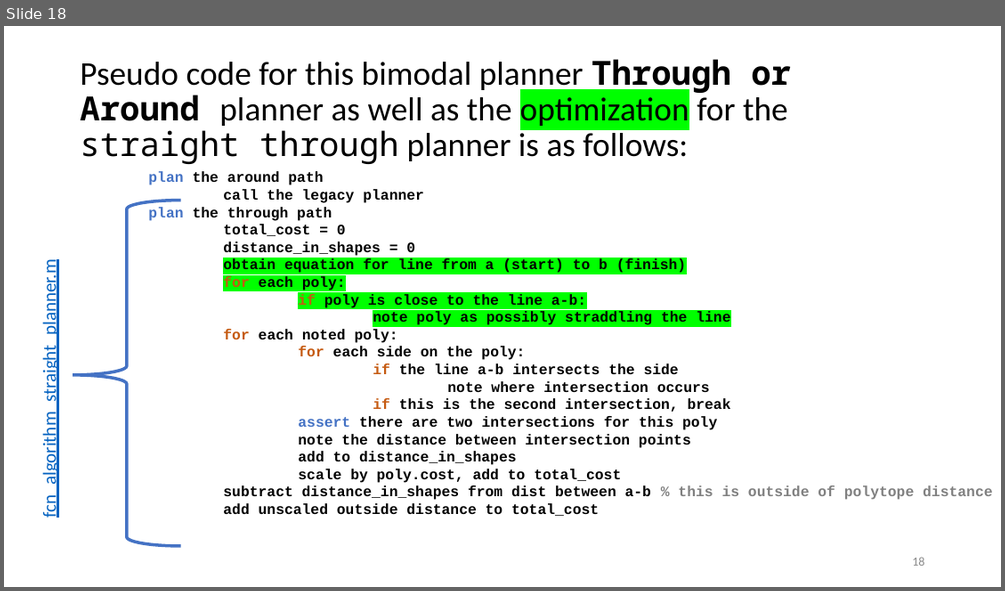
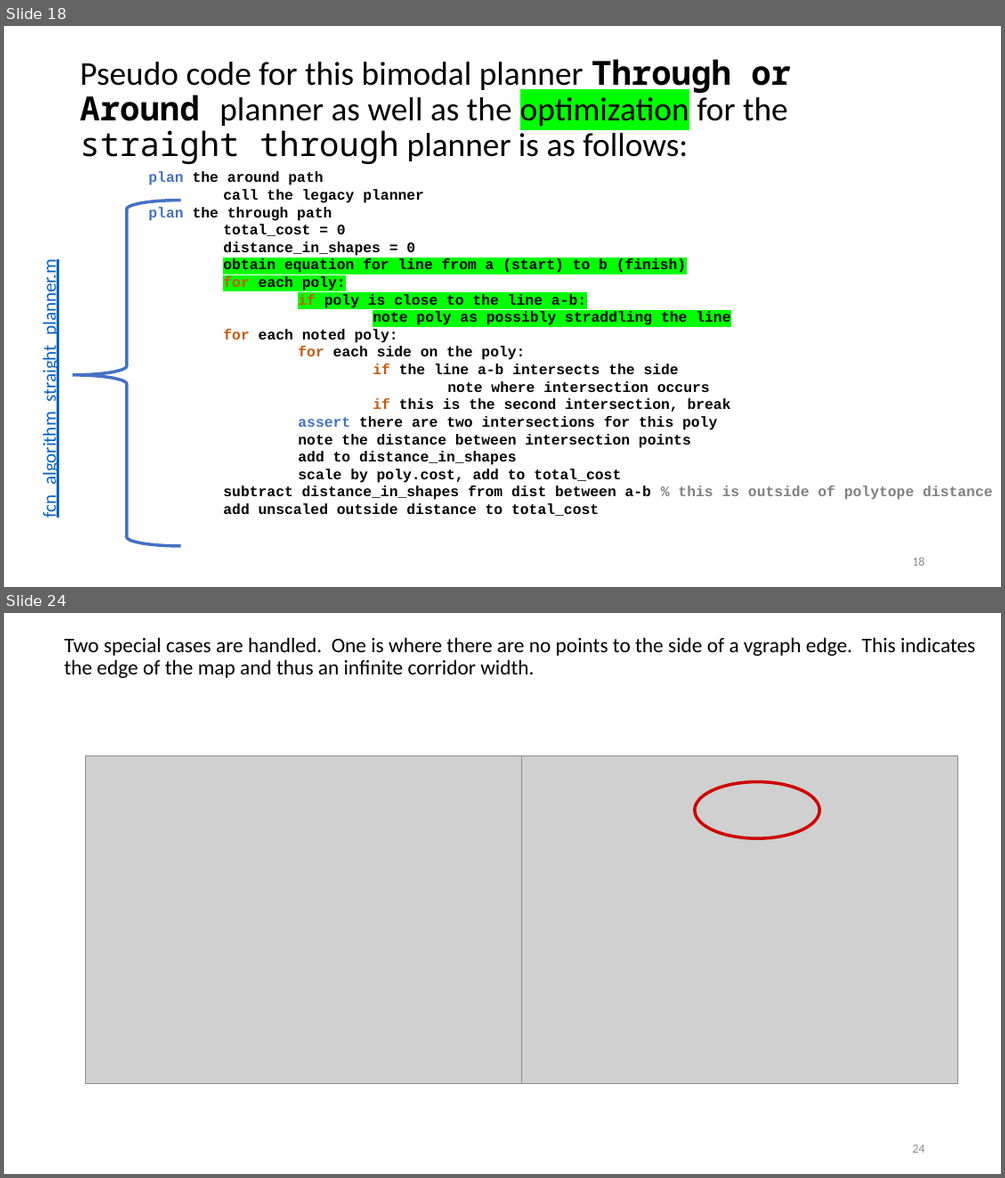
Before and after one commit to ivsg-psu/PathPlanning_GridFreePathPlanners_BoundedAStar, a slide deck: Documentation/bounded_astar_documentation.pptx. Shown one above the other, each under a label of ours: slide 18 before the commit, slides 18 and 24 after it; the slides between them are not shown. The pictures are 1005x591 and 1005x1178 pixels, drawn with LibreOffice and Linux fonts; fonts in the diff are those of the drawing; grey boxes stand for pictures. Boxes give left, top, right and bottom in pixels: in the first picture for what was removed or moved away, otherwise in the second. Text is boxed around its words. In the diff, an @@ line names an element or a change of style, - is before the commit and + after.

```diff
--- a/Documentation/bounded_astar_documentation.pptx
+++ b/Documentation/bounded_astar_documentation.pptx
@@ slide 24 added at bbox=[4, 613, 1001, 1174], background #FFFFFF @@
@@ title added at bbox=[65, 637, 975, 678], 20 pt, text #000000 @@
+Two special cases are handled. One is where there are no points to the side of a vgraph edge. This indicates the edge of the map and thus an infinite corridor width.
@@ picture added at bbox=[86, 755, 521, 1083] @@
@@ picture added at bbox=[521, 755, 957, 1083] @@
@@ ellipse added at bbox=[695, 782, 820, 839], outline #CC0000 3 pt @@
@@ page number added at bbox=[912, 1144, 924, 1152], 12 pt, text #8C8C8C @@
+24
```
Also in this commit, not shown: 7 other slides added, 2 other files.
